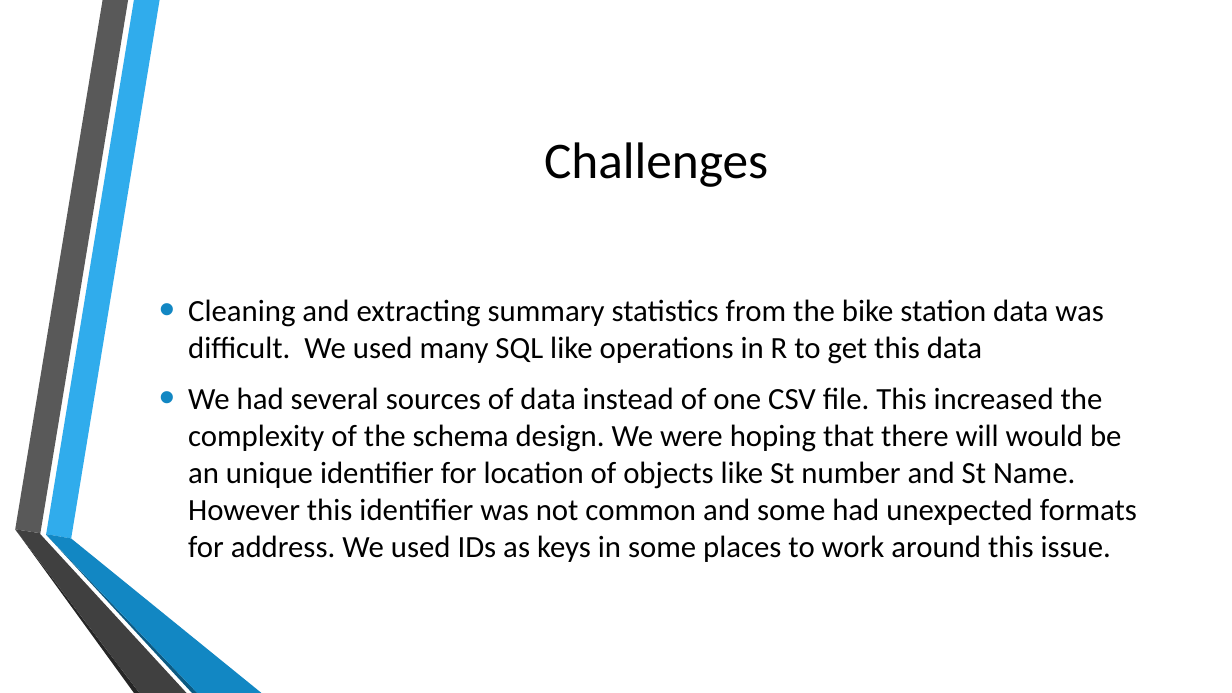
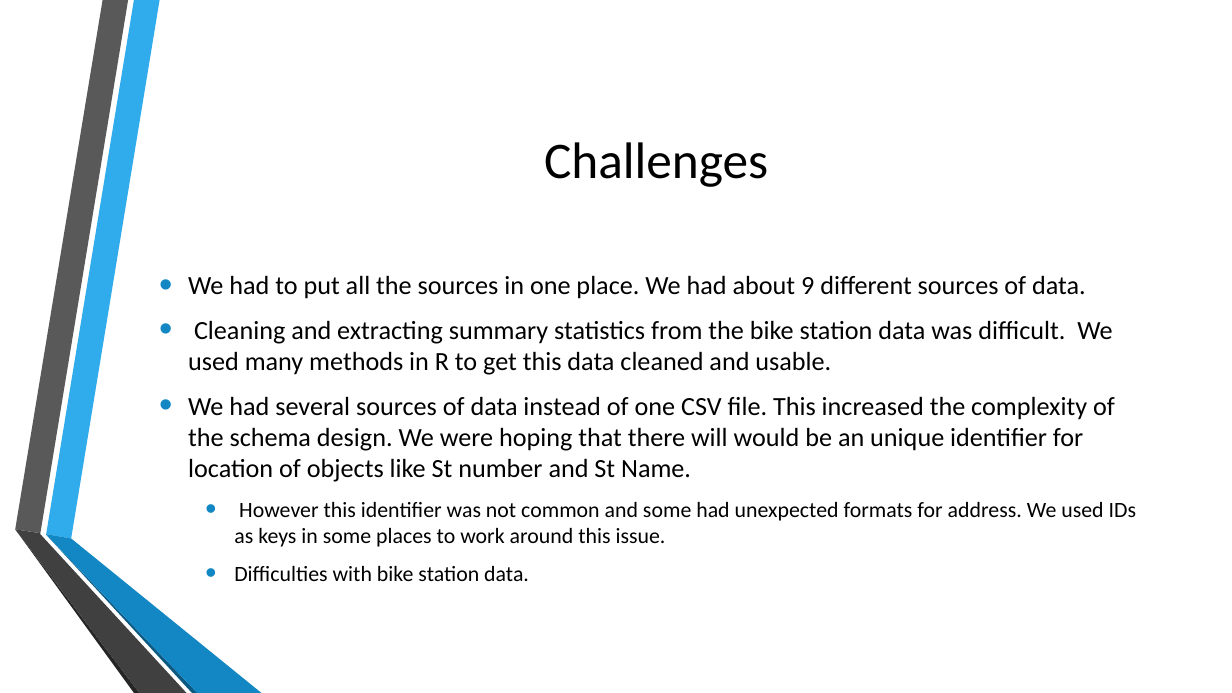
Before and after one commit to SagnikAdusumilli/CSC343-Project, a slide deck: slide 5 of Public Transport in Toronto.pptx. Drawn at 1232x693 pixels with LibreOffice and Linux fonts; fonts in the diff are those of the drawing; background and template pictures are left out. Boxes give left, top, right and bottom in pixels: in the first picture for what was removed or moved away, otherwise in the second. Text is boxed around its words. In the diff, an @@ line names an element or a change of style, - is before the commit and + after.

Commit message:
final ppt changes

```diff
--- a/Public Transport in Toronto.pptx
+++ b/Public Transport in Toronto.pptx
@@ text at [188, 275, 1136, 581]: text changed; size 24 to 20.4 pt @@
-• Cleaning and extracting summary statistics from the bike station data was difficult. We used many SQL like operations in R to get this data
-• We had several sources of data instead of one CSV file. This increased the complexity of the schema design. We were hoping that there will would be an unique identifier for location of objects like St number and St Name. However this identifier was not common and some had unexpected formats for address. We used IDs as keys in some places to work around this issue.
+• We had to put all the sources in one place. We had about 9 different sources of data.
+• Cleaning and extracting summary statistics from the bike station data was difficult. We used many methods in R to get this data cleaned and usable.
+• We had several sources of data instead of one CSV file. This increased the complexity of the schema design. We were hoping that there will would be an unique identifier for location of objects like St number and St Name.
+  • However this identifier was not common and some had unexpected formats for address. We used IDs as keys in some places to work around this issue.
+  • Difficulties with bike station data.
```
Also in this commit, not shown: 4 other slides changed.
